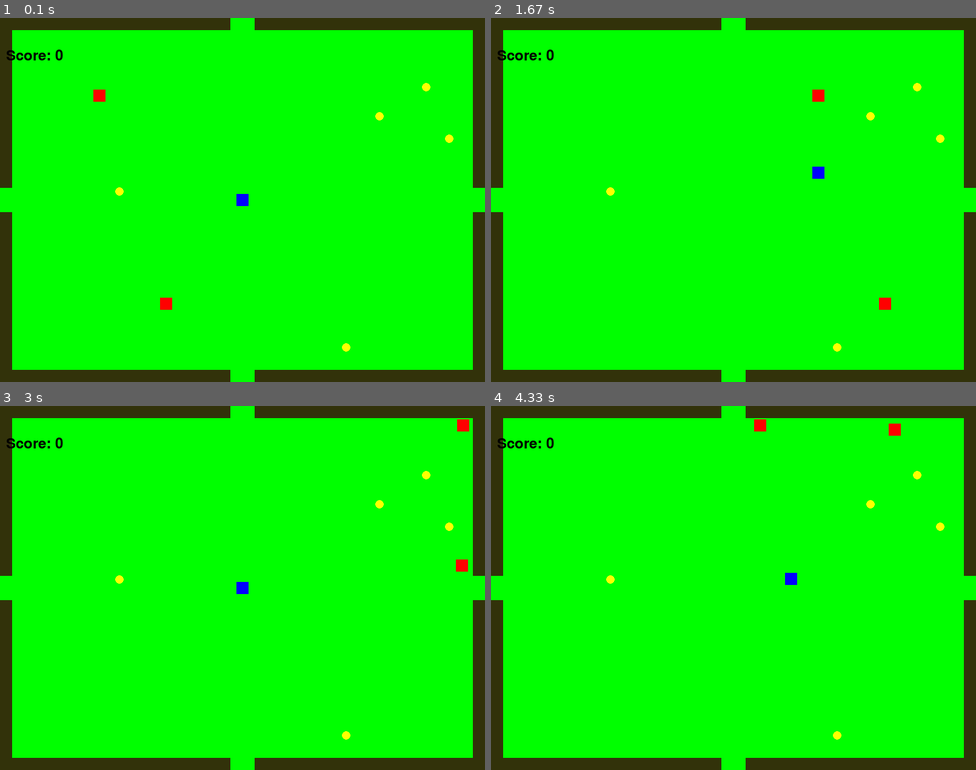
Above: before the commit, frames 1-4 (two rows, left to right).
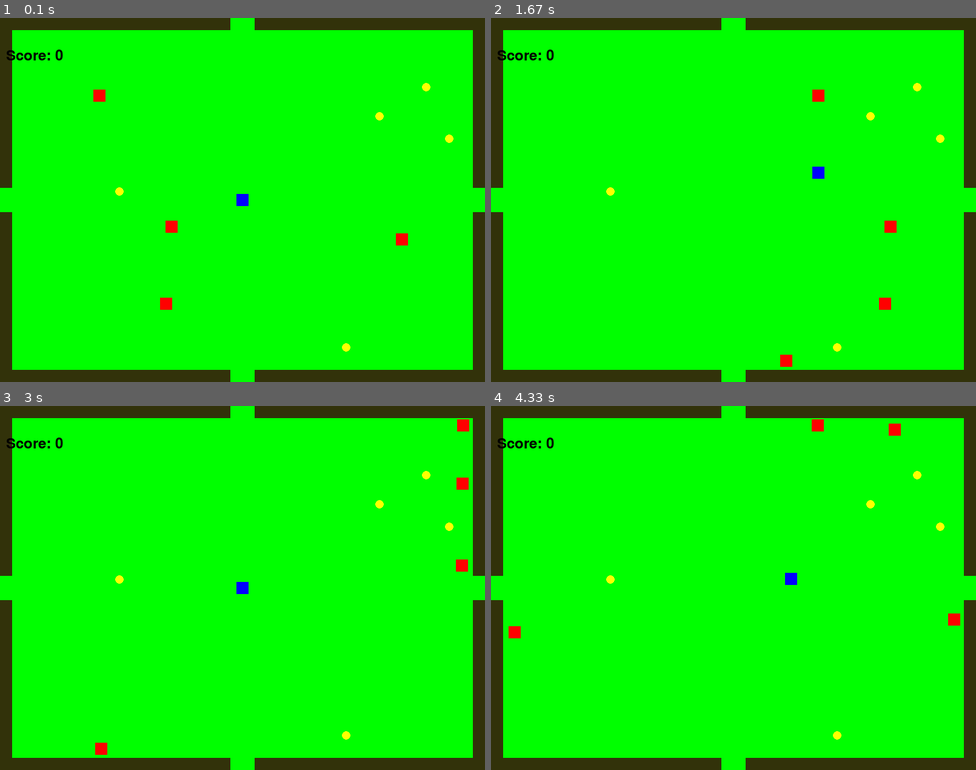
Above: after the commit, the same moments.

Repository: TrentChip38/MazeGame
Game: pygame game, started from pygameMaze7.py
Two runs of this game, one before a commit and one after it. Both use one fixed random seed, a clock stepped at 60 frames per second and the inputs below.
Inputs:
- Up to frame 1 (0.1 s): no input
- Up to frame 2 (1.67 s): hold Right 0.33-0.8 s; hold Up 0.83-1.13 s; hold Right 1.17-1.63 s
- Up to frame 3 (3 s): hold Left 1.67-2.2 s; hold Down 2.23-2.53 s; hold Left 2.57-2.97 s
- Up to frame 4 (4.33 s): hold Up 3-3.37 s; hold Right 3.4-4.03 s; hold Down from 4.07 s (still down)

The runs differ from the first frame. In frame 1, 0.2% of the frame differs, in the area x 34-85%, y 55-63%; in frame 2, 0.2%; in frame 3, 0.2%; in frame 4, 0.3%, in the area x 3-97%, y 3-64%.

Commit message:
Adding levels and testing maze layouts

Diff:
--- a/Level.py
+++ b/Level.py
@@ -6,7 +6,7 @@
 
 # Levels and Walls
 import Colors as C
-levels_color = {0: C.GREEN, 1:(140, 100, 100), 2:C.GREY, 3: C.GREY, 4: C.GREY, 42: C.GREY, 44: C.GREY,}
+levels_color = {0: C.GREEN, 1:(140, 100, 100), 2:C.GREY, 3: C.GREY, 4: C.GREY, 42: C.GREY, 44: C.GREY, 14: C.GREY}
 
 level_goals = {
     0: {
@@ -19,13 +19,17 @@
         "goalN": {"pos": [WIDTH //2, 0], "sendtolevel": 11, "sendtopos": [WIDTH //2, HEIGHT], "color": C.GREEN, "size": 20},
         "goalE": {"pos": [WIDTH, HEIGHT//2], "sendtolevel": 12, "sendtopos": [50, 50], "color": C.GREEN, "size": 20},
         "goalS": {"pos": [WIDTH //2, HEIGHT], "sendtolevel": 13, "sendtopos": [50, 50], "color": C.GREEN, "size": 20},
-        "goalW": {"pos": [0, HEIGHT//2], "sendtolevel": 14, "sendtopos": [50, 50], "color": C.GREEN, "size": 20},
+        "goalW": {"pos": [0, HEIGHT//2], "sendtolevel": 14, "sendtopos": [WIDTH - 40, HEIGHT//2 - 10], "color": C.GREEN, "size": 20},
     },
     2: {
         "goalN": {"pos": [WIDTH //2, 0], "sendtolevel": 21, "sendtopos": [WIDTH //2, HEIGHT], "color": C.GREEN, "size": 20},
         "goalE": {"pos": [WIDTH, HEIGHT//2], "sendtolevel": 22, "sendtopos": [50, 50], "color": C.GREEN, "size": 20},
         "goalS": {"pos": [WIDTH //2, HEIGHT], "sendtolevel": 23, "sendtopos": [50, 50], "color": C.GREEN, "size": 20},
         "goalW": {"pos": [0, HEIGHT//2], "sendtolevel": 24, "sendtopos": [50, 50], "color": C.GREEN, "size": 20},
+    },
+    14: {
+        "goalS": {"pos": [WIDTH //2, HEIGHT], "sendtolevel": 1, "sendtopos": [50, 50], "color": C.GREEN, "size": 20},
+        "goalW": {"pos": [0, HEIGHT//2], "sendtolevel": 0, "sendtopos": [380, 280], "color": C.GREEN, "size": 20},
     },
 }
 
@@ -103,7 +107,7 @@
         (640, 40, 20, 520),        # 8th vertical
         (720, 40, 20, 520),        # Right vertical
     },
-    6:{
+    14:{
             # tighter grid
         (0, 0, 800, 10),           # Top wall
         (0, 590, 800, 10),         # Bottom wall
@@ -111,29 +115,29 @@
         (790, 0, 10, 600),         # Right wall
 
         # Horizontal walls
-        (20, 60, 760, 10),         # Top horizontal
-        (20, 120, 760, 10),        # 2nd horizontal
-        (20, 180, 760, 10),        # 3rd horizontal
-        (20, 240, 760, 10),        # 4th horizontal
-        (20, 300, 760, 10),        # 5th horizontal
-        (20, 360, 760, 10),        # 6th horizontal
-        (20, 420, 760, 10),        # 7th horizontal
-        (20, 480, 760, 10),        # 8th horizontal
-        (20, 540, 760, 10),        # Bottom horizontal
+        (20, 60, 100, 20),         # Top horizontal
+        (20, 120, 200, 20),        # 2nd horizontal
+        (20, 180, 300, 20),        # 3rd horizontal
+        (200, 240, 300, 20),        # 4th horizontal
+        (400, 300, 200, 20),        # 5th horizontal
+        (200, 360, 400, 20),        # 6th horizontal
+        (100, 420, 100, 20),        # 7th horizontal
+        (0, 480, 300, 20),        # 8th horizontal
+        (0, 540, 500, 20),        # Bottom horizontal
 
         # Vertical walls
-        (60, 20, 10, 560),         # 1st vertical
-        (120, 20, 10, 560),        # 2nd vertical
-        (180, 20, 10, 560),        # 3rd vertical
-        (240, 20, 10, 560),        # 4th vertical
-        (300, 20, 10, 560),        # 5th vertical
-        (360, 20, 10, 560),        # 6th vertical
-        (420, 20, 10, 560),        # Center vertical
-        (480, 20, 10, 560),        # 8th vertical
-        (540, 20, 10, 560),        # 9th vertical
-        (600, 20, 10, 560),        # 10th vertical
-        (660, 20, 10, 560),        # 11th vertical
-        (720, 20, 10, 560),        # 12th vertical
-        (780, 20, 10, 560),        # Right vertical
+        (60, 40, 20, 200),         # 1st vertical
+        (120, 0, 20, 200),        # 2nd vertical
+        (180, 80, 20, 200),        # 3rd vertical
+        (240, 00, 20, 200),        # 4th vertical
+        (300, 40, 20, 200),        # 5th vertical
+        (360, 80, 20, 200),        # 6th vertical
+        (420, 0, 20, 200),        # Center vertical
+        (480, 80, 20, 200),        # 8th vertical
+        (540, 40, 20, 200),        # 9th vertical
+        (600, 20, 20, 200),        # 10th vertical
+        (660, 40, 20, 200),        # 11th vertical
+        (720, 80, 20, 200),        # 12th vertical
+        (780, 20, 20, 200),        # Right vertical
     }
 }
--- a/pygameMaze7.py
+++ b/pygameMaze7.py
@@ -17,7 +17,9 @@
 player_size = 20
 player_speed = 5
 
+#Enemy settings
 enemy_speed = 8
+default_enemy_amount = 4
 
 # Visibility settings
 vis_radius = 2
@@ -38,25 +40,14 @@
 # Enemy settings
 enemy_size = 20
 
-
-# level_goals = {
-#     f"Goal {i+1}":{
-#         "pos": [WIDTH //2, 0],
-#         "sendto": 0,
-#         "sendtopos": [WIDTH //2, HEIGHT]
-#     }
-# }
-
-
-
 # Timer and Score
-timer = 60  # 60 seconds per level
+timer = 60  # 60 seconds per level (unused)
 score = 0
 
 # Clock for controlling frame rate
 clock = pygame.time.Clock()
 
-# Reset level
+# Beginning level
 current_level = 0
 coins = []
 enemies = []
@@ -89,16 +80,16 @@
                 break
 
     # Generate enemies
-    for _ in range(current_level + 2):
+    for _ in range(default_enemy_amount):#current_level + 2
         while True:
             enemy = [
                 #Position
                 random.randint(100, WIDTH - 100),
                 random.randint(100, HEIGHT - 100),
-                #Velocity vecctors for diagnol
+                #Velocity vecctors for diagnol (now unused)
                 random.choice([-2, 2]),
                 random.choice([-2, 2]),
-                #Direction vectors for hor/vert
+                #Direction vectors for up, right, down, left
                 random.randint(0, 3),
             ]
             enemy_rect = pygame.Rect(enemy[0], enemy[1], enemy_size, enemy_size)
@@ -166,7 +157,7 @@
 # Initialize the first level
 reset_level()
 
-# Main game loop
+# Main game loop------------------------------
 running = True
 while running:
     # Event handling
@@ -211,7 +202,7 @@
     update_explored()
 
 
-
+    #Check for hitting goals
     for goal_name, goal in Level.level_goals[current_level].items():
         goal_rect = pygame.Rect(goal["pos"][0], goal["pos"][1], goal["size"], goal["size"])
 
@@ -222,16 +213,16 @@
             start_position = goal["sendtopos"]
             reset_level()
 
-    # Check for reaching the goal
-    goal_rect = pygame.Rect(WIDTH - 50, HEIGHT - 50, goal_size, goal_size)
-    if new_rect.colliderect(goal_rect):
-        score += 100
-        current_level += 1
-        if current_level >= len(Level.levels):
-            print("You win!")
-            running = False
-        else:
-            reset_level()
+    # Check for reaching the goal in the bottom right (OLD)
+    # goal_rect = pygame.Rect(WIDTH - 50, HEIGHT - 50, goal_size, goal_size)
+    # if new_rect.colliderect(goal_rect):
+    #     score += 100
+    #     current_level += 1
+    #     if current_level >= len(Level.levels):
+    #         print("You win!")
+    #         running = False
+    #     else:
+    #         reset_level()
 
     # Check for coin collection
     for coin in coins[:]:
